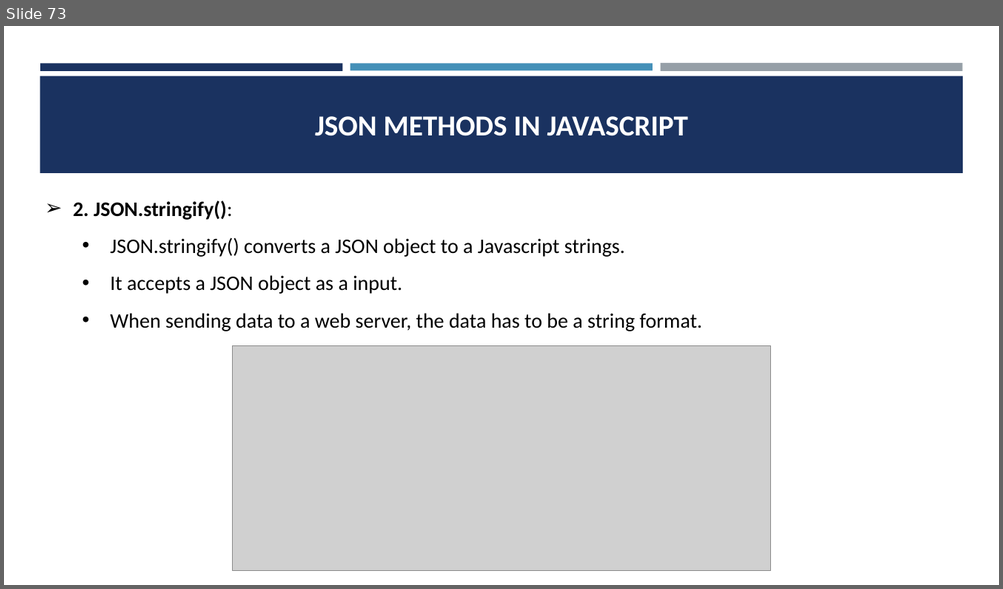
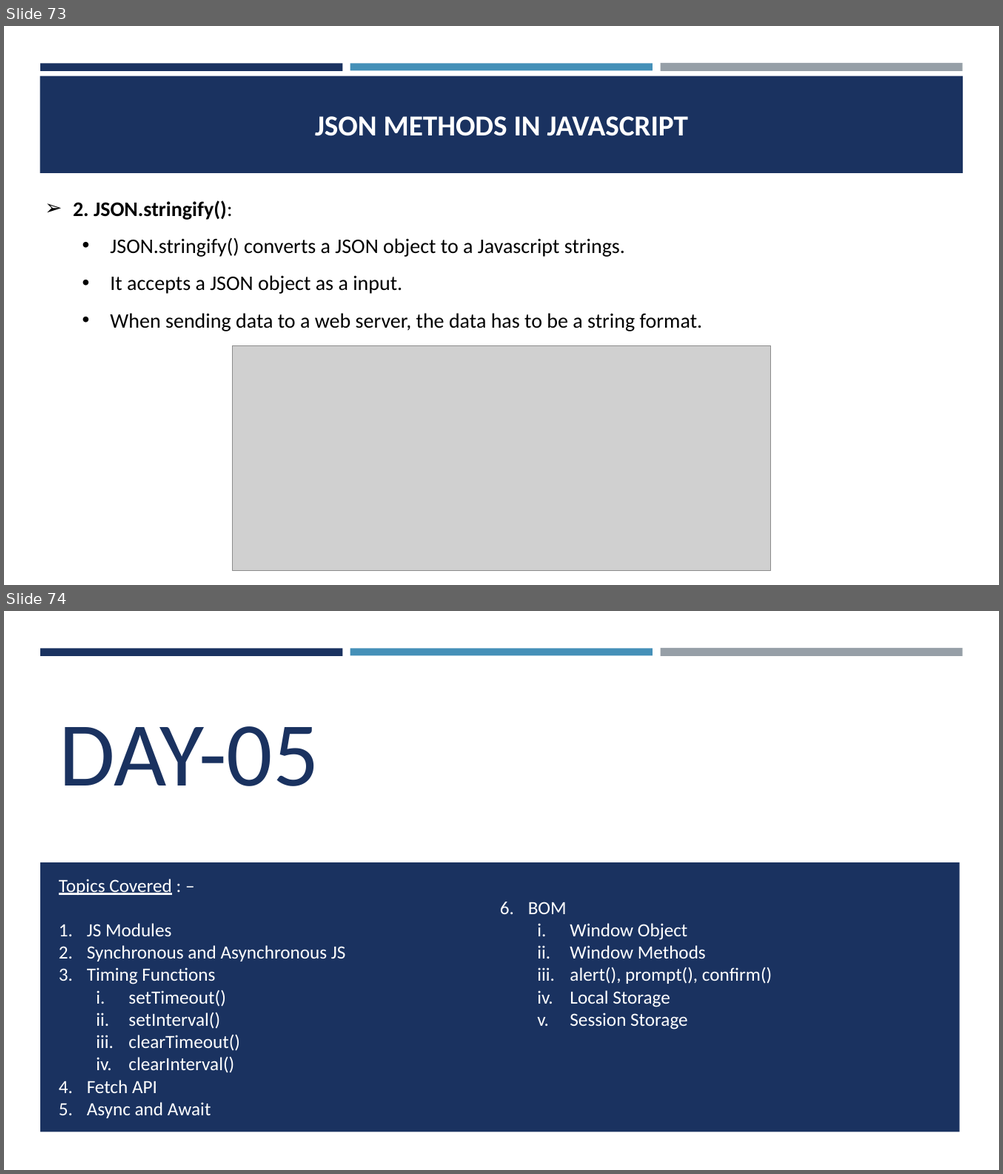
Before and after one commit to CodeCrafterRohit/PEC-Training, a slide deck: JAVASCRIPT/JAVASCRIPT PPT.pptx. Shown one above the other, each under a label of ours: slide 73 before the commit, slides 73 and 74 after it. The pictures are 1003x589 and 1003x1174 pixels, drawn with LibreOffice and Linux fonts; fonts in the diff are those of the drawing; grey boxes stand for pictures. Boxes give left, top, right and bottom in pixels: in the first picture for what was removed or moved away, otherwise in the second. Text is boxed around its words. In the diff, an @@ line names an element or a change of style, - is before the commit and + after.

```diff
--- a/JAVASCRIPT/JAVASCRIPT PPT.pptx
+++ b/JAVASCRIPT/JAVASCRIPT PPT.pptx
@@ slide 74 added at [4,611,999,1170], background #FFFFFF; not listed: 3 template elements that a slide beside it also shows @@
@@ title added at [59,726,318,786], 88 pt, text #1A3260 @@
+DAY-05
@@ rectangle added at [40,863,960,1132], fill #1A3260 @@
@@ text added at [59,879,771,1119], 18 pt, text #FFFFFF @@
+Topics Covered : –
+1. JS Modules
+2. Synchronous and Asynchronous JS
+3. Timing Functions
+  i. setTimeout()
+  ii. setInterval()
+  iii. clearTimeout()
+  iv. clearInterval()
+4. Fetch API
+5. Async and Await
+6. BOM
+  i. Window Object
+  ii. Window Methods
+  iii. alert(), prompt(), confirm()
+  iv. Local Storage
+  v. Session Storage
```
Also in this commit, not shown: 18 other slides added, 18 other files.
